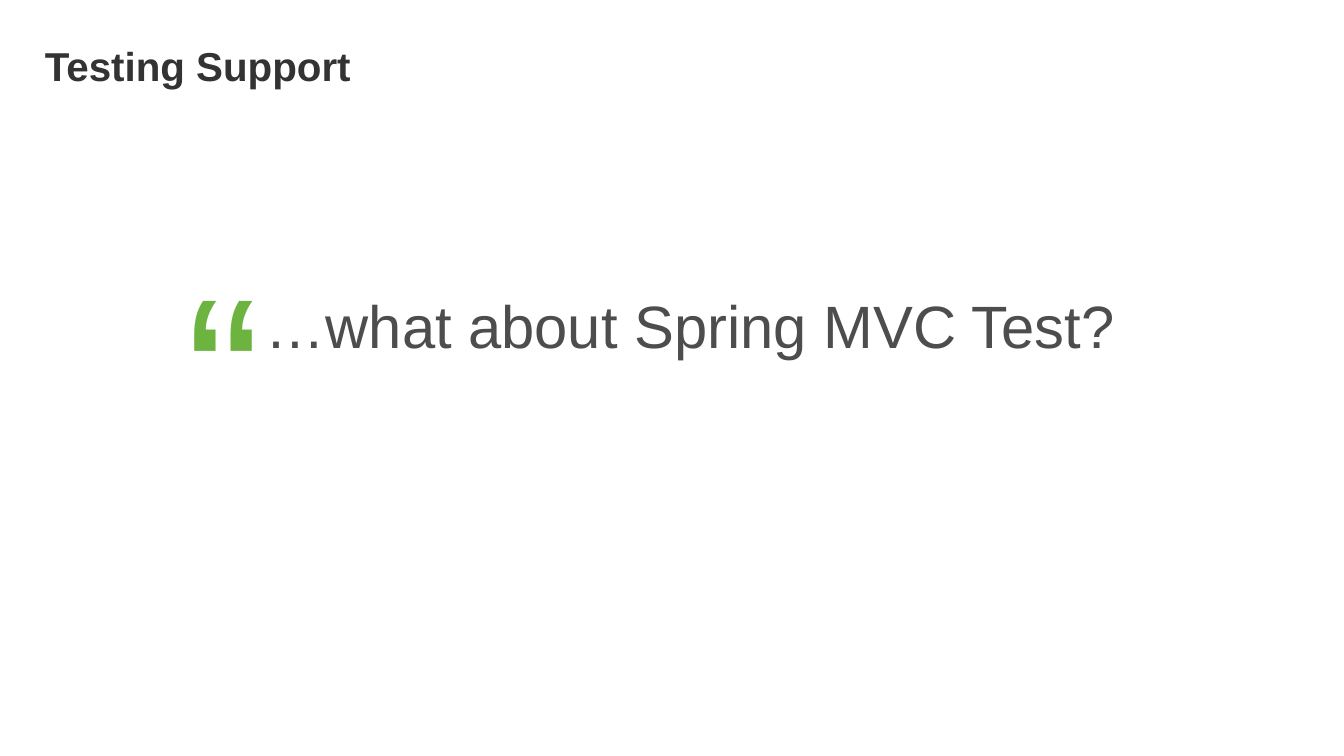
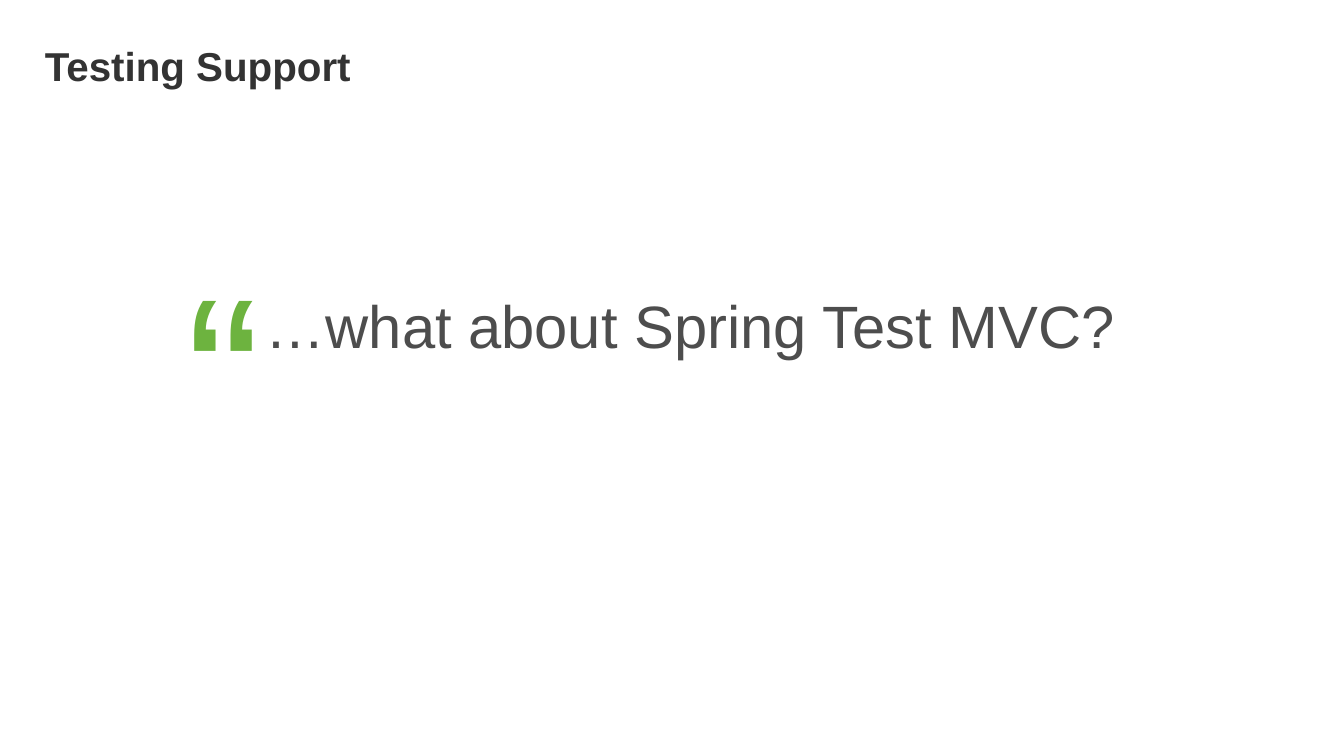
Before and after one commit to rwinch/spring-security-0-to-4.0, a slide deck: slide 84 of spring-security-0-to-4.0.pptx (slide 79 before the commit). Drawn at 1344x756 pixels with LibreOffice and Linux fonts; fonts in the diff are those of the drawing; background and template pictures are left out. Boxes give left, top, right and bottom in pixels: in the first picture for what was removed or moved away, otherwise in the second. Text is boxed around its words. In the diff, an @@ line names an element or a change of style, - is before the commit and + after.

```diff
--- a/spring-security-0-to-4.0.pptx
+++ b/spring-security-0-to-4.0.pptx
@@ text at [266, 304, 1115, 359]: text changed @@
-…what about Spring MVC Test?
+…what about Spring Test MVC?
```
Also in this commit, not shown: 7 other slides changed, 5 slides added, 3 other files.
